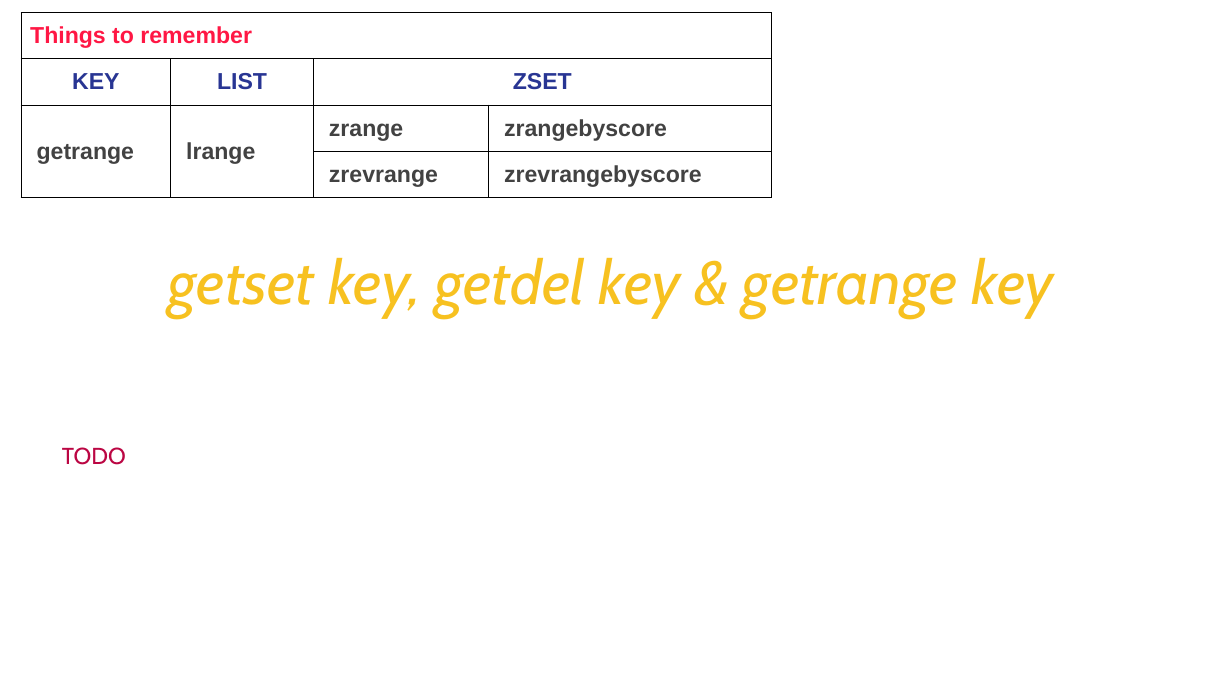
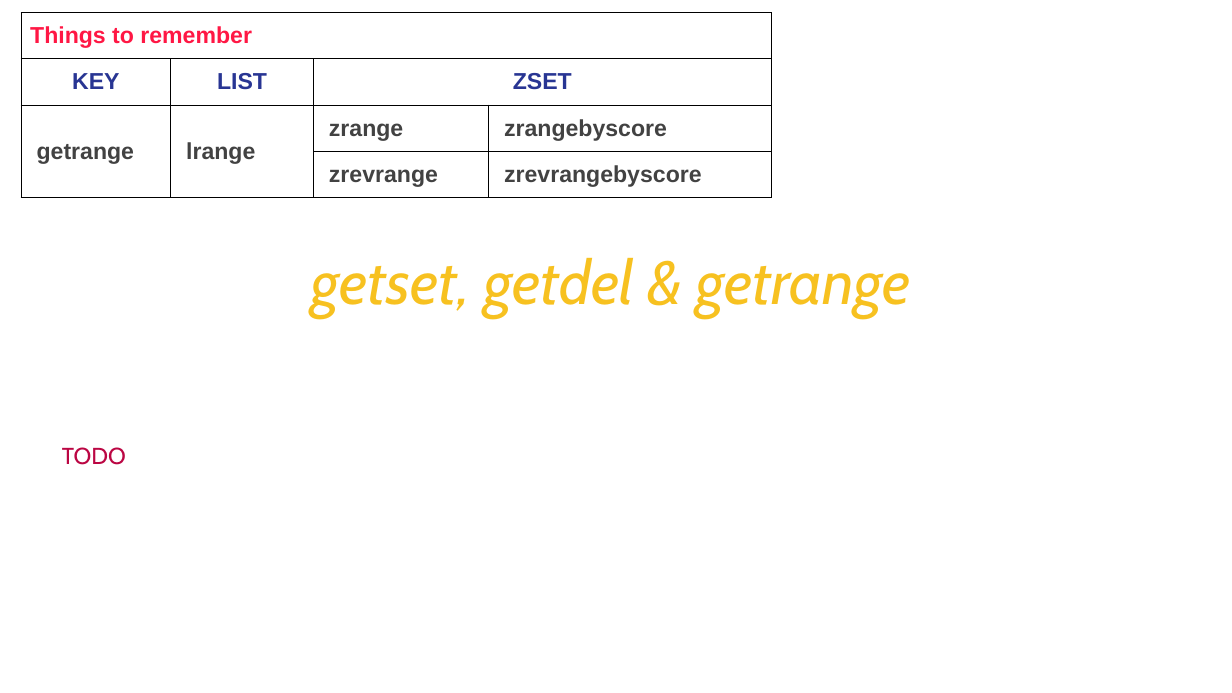
Before and after one commit to Saleel-Bagde/PPT-s, a slide deck: slide 15 of redis Ver2.pptx. Drawn at 1232x693 pixels with LibreOffice and Linux fonts; fonts in the diff are those of the drawing. Boxes give left, top, right and bottom in pixels: in the first picture for what was removed or moved away, otherwise in the second. Text is boxed around its words. In the diff, an @@ line names an element or a change of style, - is before the commit and + after.

```diff
--- a/redis Ver2.pptx
+++ b/redis Ver2.pptx
@@ text at [311,257,911,318]: text changed @@
-getset key, getdel key & getrange key
+getset, getdel & getrange
```
Also in this commit, not shown: 52 other slides changed, 3 slides added.
